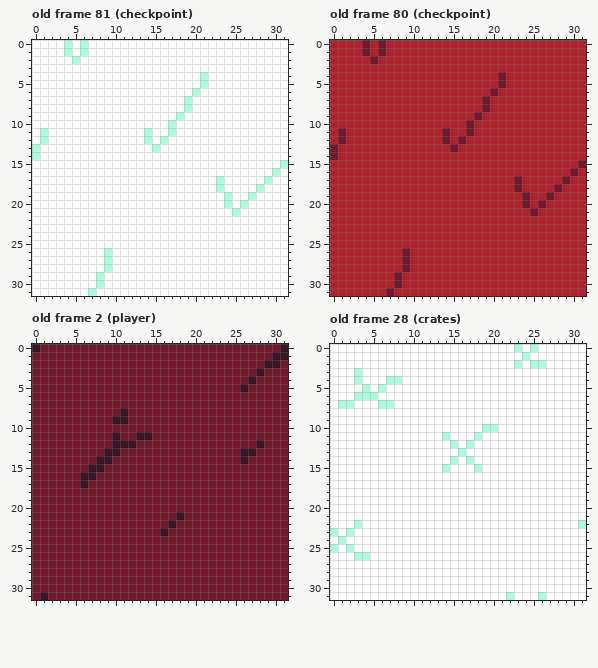
Two versions of one pixel-art file, ASSETs/graphics/patterns.aseprite. Above: the version before the commit.
32x32 pixels, 157 frames. Shown: old frame 81 (checkpoint), old frame 80 (checkpoint), old frame 2 (player), old frame 28 (crates). The commit also changed other frames, which this record leaves out.
New version:
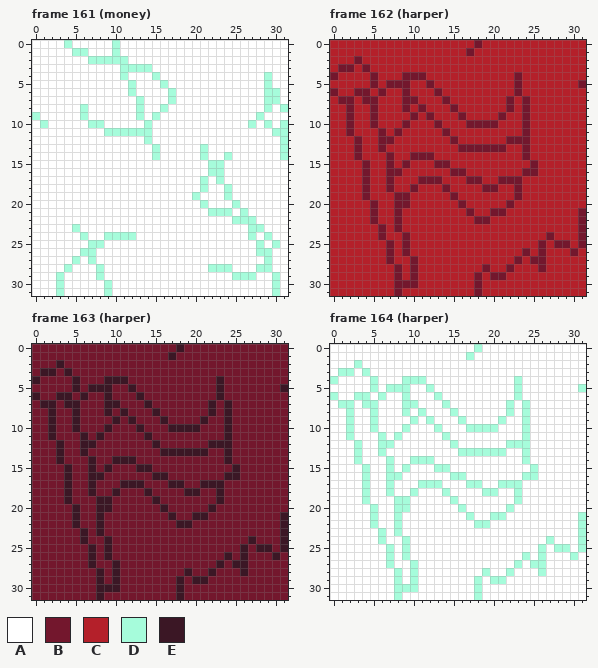
Palette (. is transparent): A #ffffff  B #73172d  C #b4202a  D #a6fcdb  E #3b1725
A new or re-ordered frame is compared with the old frame closest to it.
Change:
frames 157 -> 181
Changed rows in their new state; - is an unchanged pixel.
Frame 161 (money) is new; against old frame 81 (checkpoint):
first column x 0:
 0 ------A---D---------------------
 1 ----AD----D---------------------
 2 -----A-DDDDD--------------------
 3 -----------DDDD-----------------
 4 -----------D---D-----A-------D--
 5 ------------D---D----A-------D--
 6 ------------D----D--A--------DD-
 7 -------------D---D-A---------DD-
 8 ------D------D--D--A---------D-D
 9 D-----D------D-D--A---------D---
10 -D-----DD-----D--A---------D-D-D
11 -A-------DDDDD---A------------DD
12 -A--------------A--------------D
13 A--------------------D---------D
14 A--------------D-----D--D------D
15 ----------------------DD-------A
16 ----------------------DD------A-
17 ---------------------D-------A--
18 ---------------------D-AD---A---
19 --------------------D------A----
20 ---------------------D--ADA-----
21 ----------------------DDDAD-----
22 -------------------------DDD----
23 -----D---------------------DD---
24 ------D--DDDD--------------D-D--
25 -------DD-------------------D-D-
26 ------DD-A------------------DD--
27 -----D-D-A-------------------D--
28 ----D---DA------------DDD---DD--
29 ---D---------------------DDD--D-
30 ---D----AD--------------------D-
31 ---D---A-D--------------------D-
Frame 162 (harper) is new; against old frame 80 (checkpoint):
first column x 0:
 0 ----C-C-----------B-------------
 1 ----C-C----------B--------------
 2 ---B-C--------------------------
 3 -BB-B---------------------------
 4 B----B---BBB---------C-B--------
 5 -----B-BBB--B--------C-B-------B
 6 B--BB-B--B---B------C--B--------
 7 -BB-BB---BB---B----C--B-B-------
 8 --B--B---B-B---B---C--B-B-------
 9 --B--B----B-B---B-C--B--B-------
10 --B--B---B---B----BBB---B-------
11 -CB---B-B--------C------B-------
12 -C-B--BB------CBC-----BBB-------
13 C--B--B--------CBBBBBB--B-------
14 C--B---B--BBB-----------B-------
15 ----B--B-B---BB----------B-----C
16 ----B--BB------BB-------BB----C-
17 ----B--B---BBB---BB--BB------C--
18 ----B--B--B---B----BB-------C---
19 ----B---BB-----B-------BC--C----
20 -----B--BB------B-----B-C-C-----
21 -----B--B--------B--BB---C-----B
22 -----B--B---------BB-----------B
23 ------B-B----------------------B
24 ------B--B-----------------B---B
25 -------B-B----------------B-BB-B
26 -------B----------------B-B---B-
27 -------B-CB------------B-BB-----
28 --------BCB--------B--B---B-----
29 ----------B-------B-BB----------
30 ---------BB-------B-------------
31 -------CB---------B-------------
Frame 163 (harper) is new; against old frame 2 (player):
first column x 0:
 0 B-----------------E------------B
 1 -----------------E------------BB
 2 ---E-------------------------BB-
 3 -EE-E-----------------------B---
 4 E----E---EEE-----------E---B----
 5 -----E-EEE--E----------E--B----E
 6 E--EE-E--E---E---------E--------
 7 -EE-EE---EE---E-------E-E-------
 8 --E--E---E-----E------E-E-------
 9 --E--E-----BE---E----E--E-------
10 --E--E---E---E---EEEE---E-------
11 --E---E-E-B--B----------E-------
12 ---E--EE--BBB--E------EEE---B---
13 ---E--E--BB-----EEEEEE--E-BB----
14 ---E---EBBEEE-----------E-B-----
15 ----E---BE---EE----------E------
16 ----E-B-E------EE-------EE------
17 ----E-BE---EEE---EE--EEE--------
18 ----E--E--E---E----EE--E--------
19 ----E---EE-----E-------E--------
20 -----E--EE------E-----E---------
21 -----E--E--------EB-EE---------E
22 -----E--E--------BEE-----------E
23 ------E-E-------B--------------E
24 ------E--E-----------------E---E
25 -------E-E----------------E-EE-E
26 -------E-E--------------E-E---E-
27 -------E--E------------E-EE-----
28 --------E-E--------E--E---E-----
29 --------E-E-------E-EE----------
30 --------EEE-------E-------------
31 -B------E---------E-------------
Frame 164 (harper) is new; against old frame 28 (crates):
first column x 0:
 0 ------------------D----A-A------
 1 -----------------D------A-------
 2 ---D-------------------A-AA-----
 3 -DDAD---------------------------
 4 D--A-D-AADDD-----------D--------
 5 ----ADADDD--D----------D-------D
 6 D----AD--D---D---------D--------
 7 ----DDAA-DD---D-------D-D-------
 8 --D--D---D-D---D------D-D-------
 9 --D--D----D-D---D----D--D-------
10 --D--D---D---D---DD-----D-------
11 --D---D-D---------A-----D-------
12 ---D--DD---------A----DDD-------
13 ---D--D----------DDDDD--D-------
14 ---D---D--DDD--A-A------D-------
15 ----D--D-D---D----A------D------
16 ----D--DD------DD-------DD------
17 ----D--D---DDD---DD--DDD--------
18 ----D--D--D---D----DD--D--------
19 ----D---DD-----D-------D--------
20 -----D--DD------D-----D---------
21 -----D--D--------D--DD---------D
22 ---A-D--D---------DD------------
23 A-A---D-D----------------------D
24 -A----D--D-----------------D---D
25 A-A----D-D----------------D-DD-D
26 ---AA--D-D--------------D-D---D-
27 -------D--D------------D-DD-----
28 --------D-D--------D--D---D-----
29 --------D-D-------D-DD----------
30 --------DDD-------D-------------
31 --------D---------D---A---A-----
